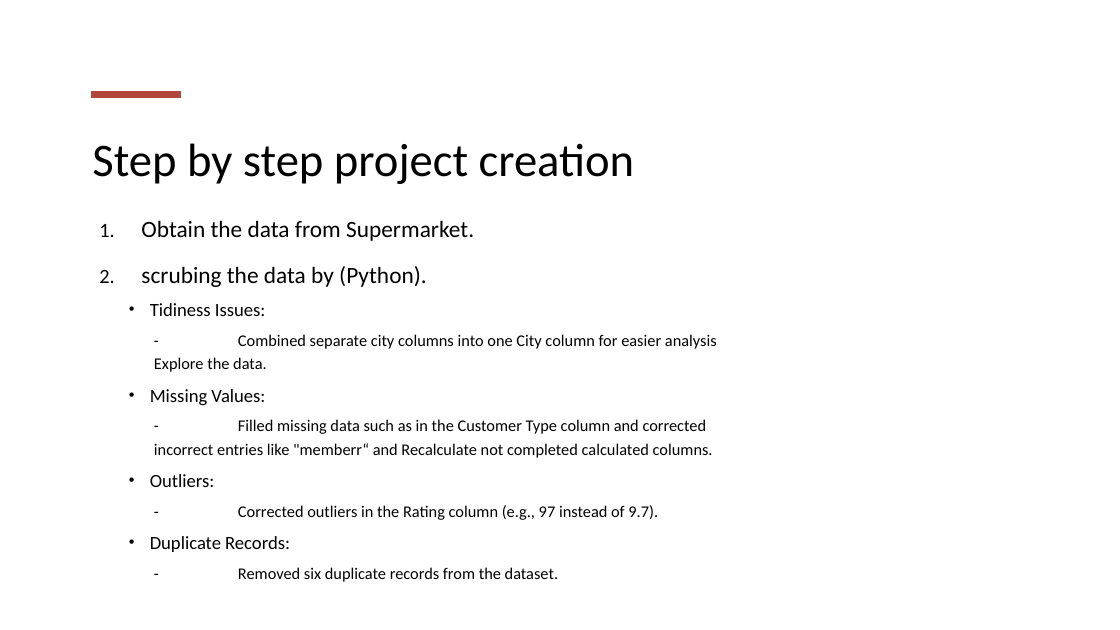
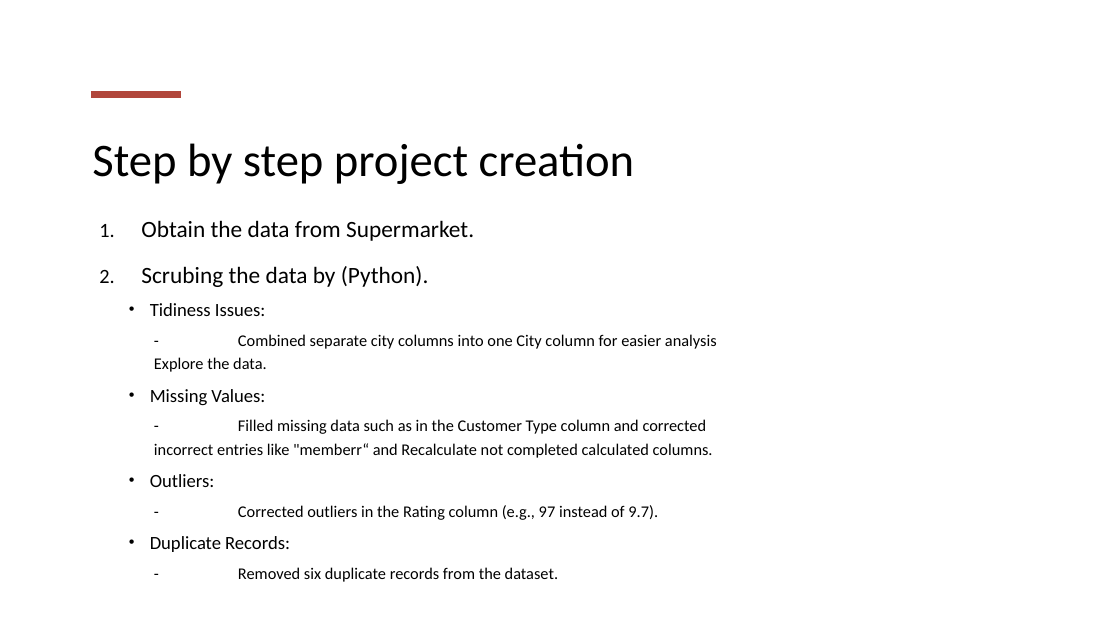
Before and after one commit to omarmohamedalawa/NTI-Capstone-Project-Supermarket-Sales, a slide deck: slide 7 of business report.pptx. Drawn at 1120x630 pixels with LibreOffice and Linux fonts; fonts in the diff are those of the drawing. Boxes give left, top, right and bottom in pixels: in the first picture for what was removed or moved away, otherwise in the second. Text is boxed around its words. In the diff, an @@ line names an element or a change of style, - is before the commit and + after.

```diff
--- a/business report.pptx
+++ b/business report.pptx
@@ text at bbox=[141, 266, 429, 287]: text changed @@
-2. scrubing the data by (Python).
+2. Scrubing the data by (Python).
```
Also in this commit, not shown: 2 other slides changed, 1 other file.
